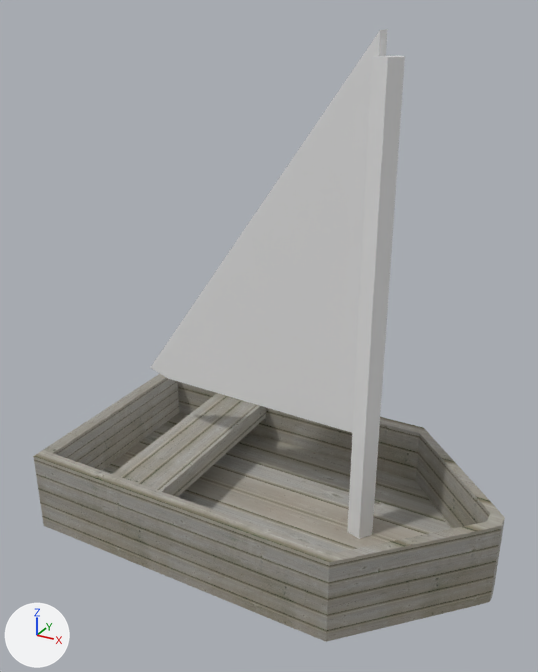
Two versions of the glTF model src/Sailboat.glb, one commit apart.
Both versions are drawn from a 50 mm camera at (3.95, -6.36, 5.1) aimed at (0.54, -0.16, 2.0). Arrows for +X, +Y and +Z are at lower left; the lights stay in place. Vertices at the same position are counted once.

The older version as bpy lines, for what is in view:
```python
me_cube_001 = bpy.data.meshes.new('Cube.001')
me_cube_001.from_pydata(...)  # 66 vertices, 138 faces; spans x -1.83..3.08, y -1.36..1.36, z -0.48..0.48
me_cube_001.materials.append(mat_hull)  # picture img_brown_planks_05_diff_1k
me_cylinder = bpy.data.meshes.new('Cylinder')
me_cylinder.from_pydata(...)  # 15 vertices, 26 faces; spans x -0.12..0.14, y -0.14..0.14, z 0.0..5.04
me_cylinder_001 = bpy.data.meshes.new('Cylinder.001')
me_cylinder_001.from_pydata(...)  # 8 vertices, 12 faces; spans x -2.79..-0.06, y -0.08..0.09, z 1.08..4.94
ob_hull = bpy.data.objects.new('Hull', me_cube_001)
ob_hull.location = (0.0, 0.0, 0.0)
ob_mast = bpy.data.objects.new('Mast', me_cylinder)
ob_mast.location = (1.6, 0.0, -0.31)
ob_sail = bpy.data.objects.new('Sail', me_cylinder_001)
ob_sail.parent = ob_mast
ob_sail.location = (0.0, 0.0, 0.297)
```
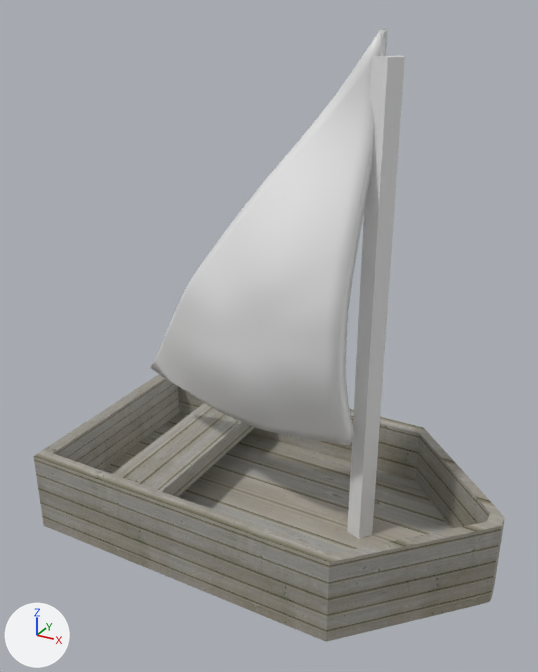
The newer file adds a shape key; the second version is drawn at full value of the shape key 'Key 1' of 'Sail', and the change is written as the vertex moves it makes.

Location of each change, [x1, y1, x2, y2] in pixels of the pictures (538 x 672 px):
'Sail', reshaped: before [150, 29, 388, 433]; after [150, 29, 388, 445]

The edits, one by one:
me_cylinder_001 is used by ob_sail; parent ob_mast; location (0.0, 0.0, 0.297).
me_cylinder_001 had 8 vertices, 12 faces and spanned x -2.79..-0.06, y -0.08..0.09, z 1.08..4.94.
me_cylinder_001 now has 1146 vertices, 2288 faces and spans x -2.79..-0.06, y -0.81..0.09, z 1.08..4.94.
me_cylinder_001 part 1: 5 vertices removed from x -2.79..-0.06, y -0.08..0.09, z 1.08..1.16; 1143 vertices added at x -2.79..-0.06, y -0.81..0.09, z 1.08..4.94.
